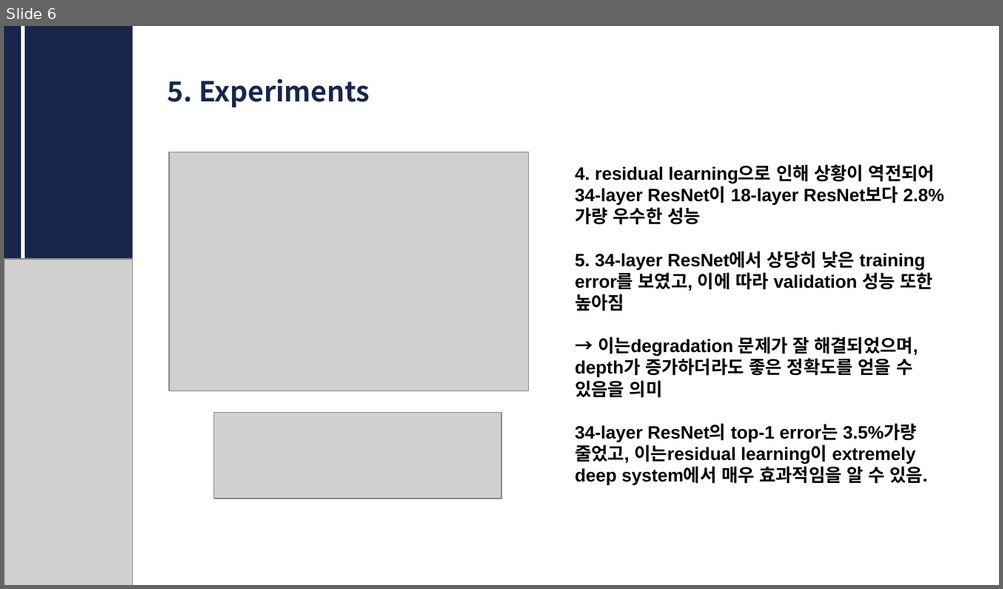
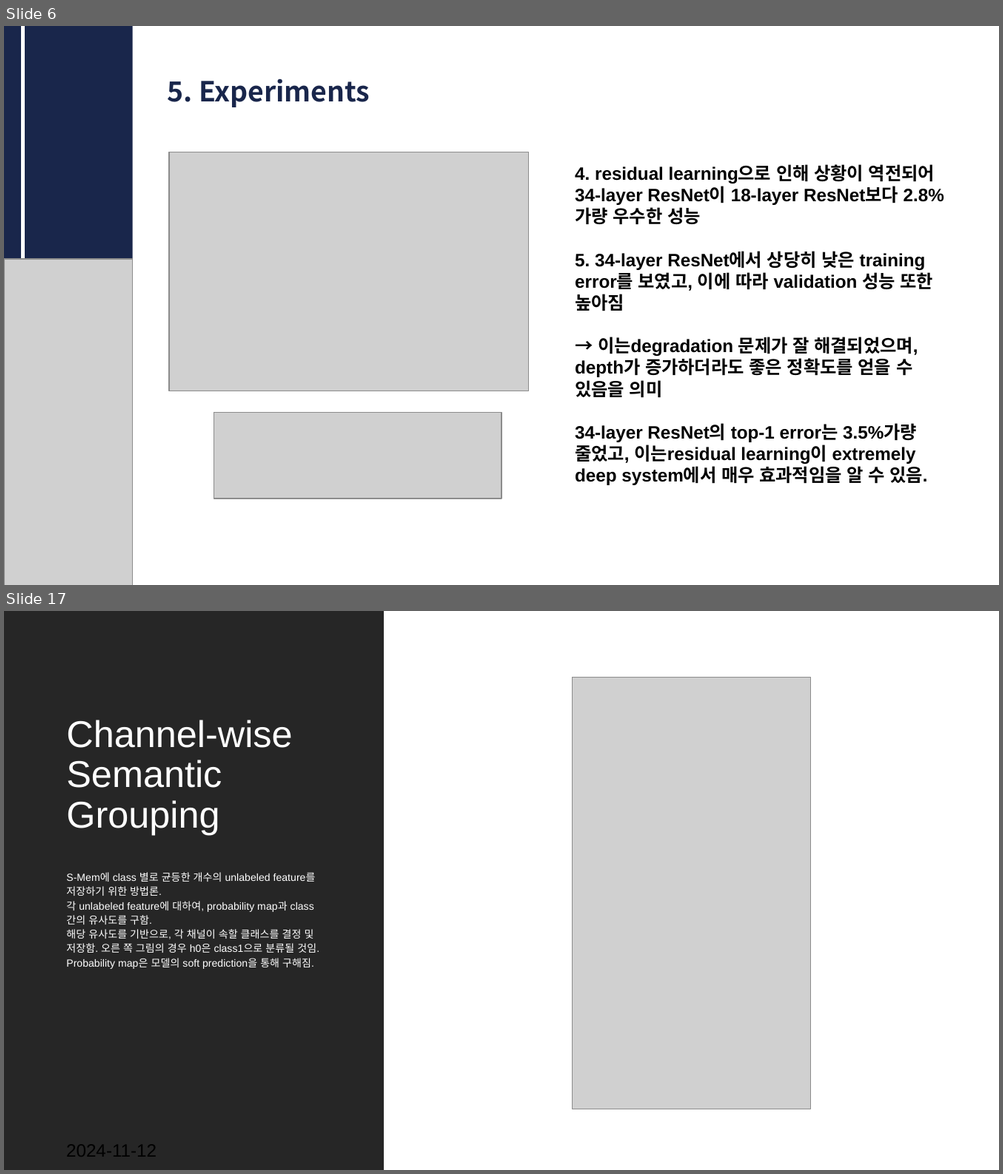
Before and after one commit to CUAI-CAU/2024-2_Study_CVReading_Team2, a slide deck: cv resnet.pptx. Shown one above the other, each under a label of ours: slide 6 before the commit, slides 6 and 17 after it; the slides between them are not shown. The pictures are 1003x589 and 1003x1174 pixels, drawn with LibreOffice and Linux fonts; fonts in the diff are those of the drawing; grey boxes stand for pictures. Boxes give left, top, right and bottom in pixels: in the first picture for what was removed or moved away, otherwise in the second. Text is boxed around its words. In the diff, an @@ line names an element or a change of style, - is before the commit and + after.

```diff
--- a/cv resnet.pptx
+++ b/cv resnet.pptx
@@ slide 17 added at box(4, 611, 999, 1170), background #FFFFFF @@
@@ rectangle added at box(4, 611, 384, 1170), fill #262626 @@
@@ picture added at box(572, 678, 811, 1109) @@
@@ title added at box(66, 720, 292, 834), 27 pt, text #FFFFFF @@
+Channel-wise Semantic Grouping
@@ text added at box(66, 872, 319, 969), 7.5 pt, text #FFFFFF @@
+S-Mem에 class 별로 균등한 개수의 unlabeled feature를 저장하기 위한 방법론.
+각 unlabeled feature에 대하여, probability map과 class 간의 유사도를 구함.
+해당 유사도를 기반으로, 각 채널이 속할 클래스를 결정 및 저장함. 오른 쪽 그림의 경우 h0은 class1으로 분류될 것임.
+Probability map은 모델의 soft prediction을 통해 구해짐.
@@ text added at box(66, 1142, 156, 1162), 12.9 pt, text #000000 @@
+2024-11-12
```
Also in this commit, not shown: 12 other slides added.
